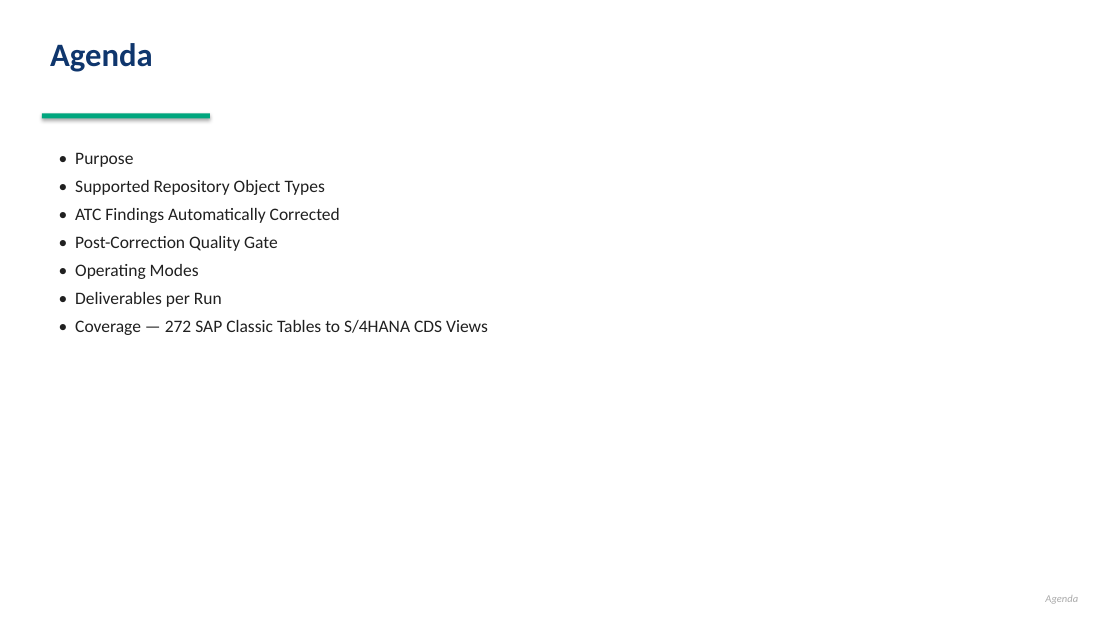
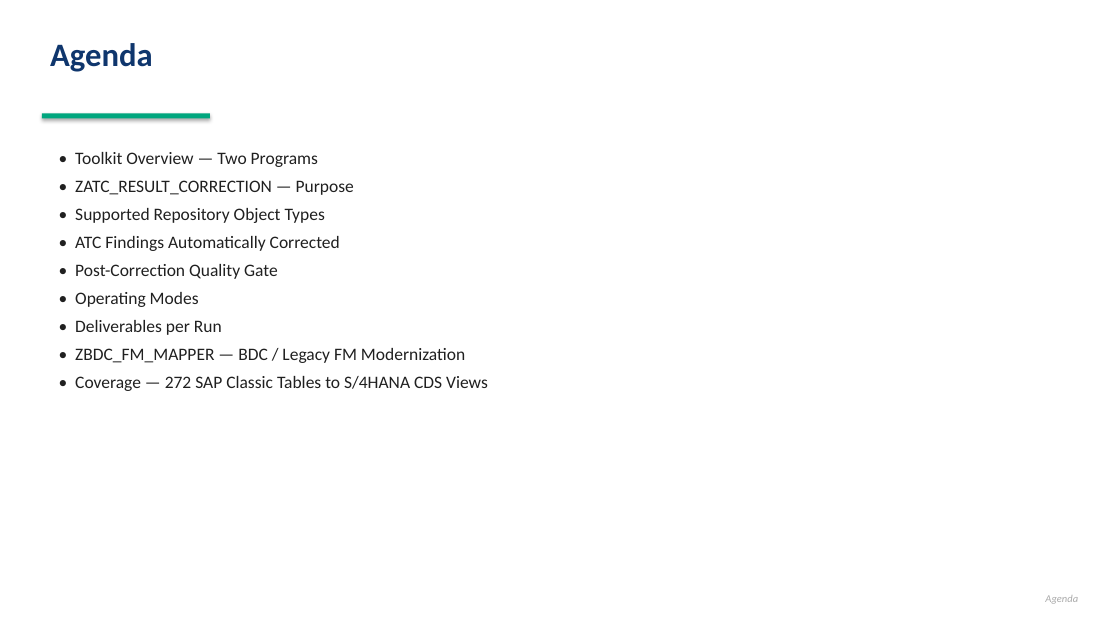
Before and after one commit to vaibhavdiligent/ONGC-CST-Purchase-Date-Sharing-, a slide deck: slide 2 of ZATC_RESULT_CORRECTION_CAPABILITIES.pptx. Drawn at 1120x630 pixels with LibreOffice and Linux fonts; fonts in the diff are those of the drawing. Boxes give left, top, right and bottom in pixels: in the first picture for what was removed or moved away, otherwise in the second. Text is boxed around its words. In the diff, an @@ line names an element or a change of style, - is before the commit and + after.

```diff
--- a/ZATC_RESULT_CORRECTION_CAPABILITIES.pptx
+++ b/ZATC_RESULT_CORRECTION_CAPABILITIES.pptx
@@ text at [75, 152, 354, 195]: text changed @@
-• Purpose
+• Toolkit Overview — Two Programs
+• ZATC_RESULT_CORRECTION — Purpose
@@ text at [75, 348, 465, 363]: paragraph added @@
+• ZBDC_FM_MAPPER — BDC / Legacy FM Modernization
```
Also in this commit, not shown: 3 other slides changed, 7 slides added.
